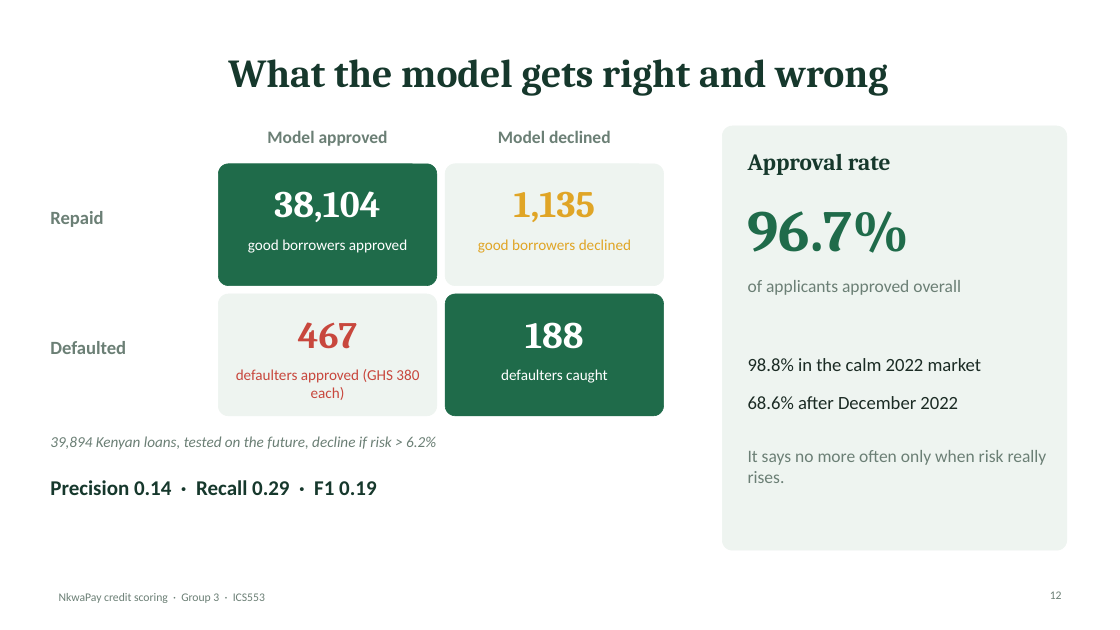
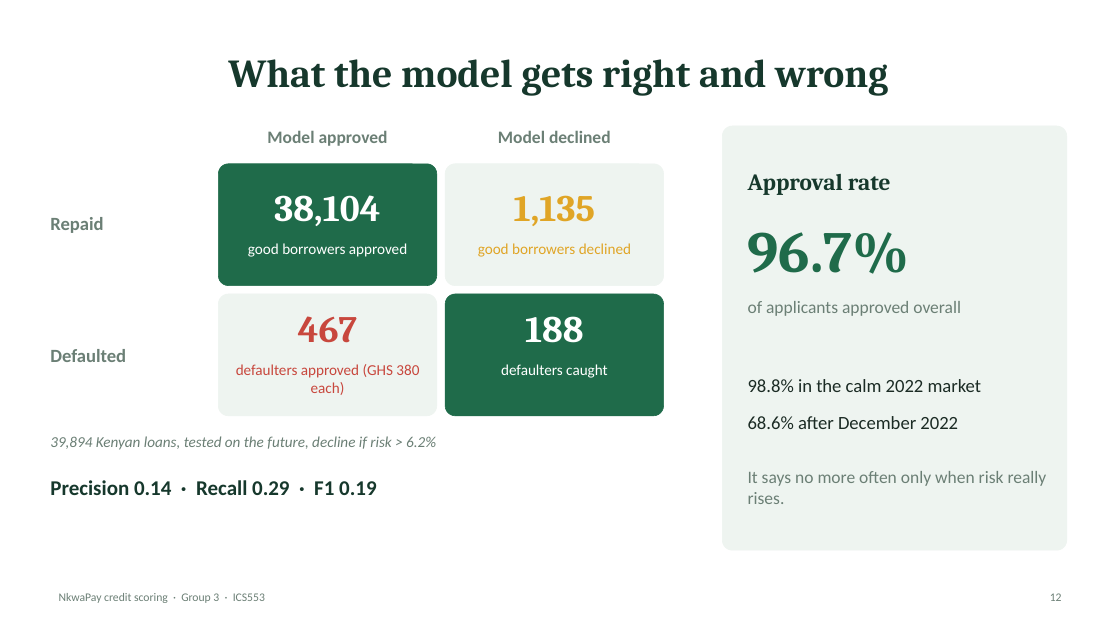
Before and after one commit to ASU-MICS-2028/mle-group-3-prosit-2, a slide deck: slide 12 of slides/NkwaPay_Debrief_Simple.pptx. Drawn at 1120x630 pixels with LibreOffice and Linux fonts; fonts in the diff are those of the drawing. Boxes give left, top, right and bottom in pixels: in the first picture for what was removed or moved away, otherwise in the second. Text is boxed around its words. In the diff, an @@ line names an element or a change of style, - is before the commit and + after.

```diff
--- a/slides/NkwaPay_Debrief_Simple.pptx
+++ b/slides/NkwaPay_Debrief_Simple.pptx
@@ 5 texts: place and size @@
-5 texts at [50, 191, 631, 253]
+5 texts at [50, 195, 631, 257]
@@ 4 texts: place and size @@
-4 texts at [236, 322, 607, 400]
+4 texts at [236, 316, 607, 395]
@@ text "Defaulted": place and size @@
-text "Defaulted" at [50, 341, 126, 354]
+text "Defaulted" at [50, 349, 126, 362]
@@ 6 texts: place and size @@
-6 texts at [748, 154, 1047, 483]
+6 texts at [748, 174, 1047, 504]
```
Also in this commit, not shown: 23 other slides changed.
